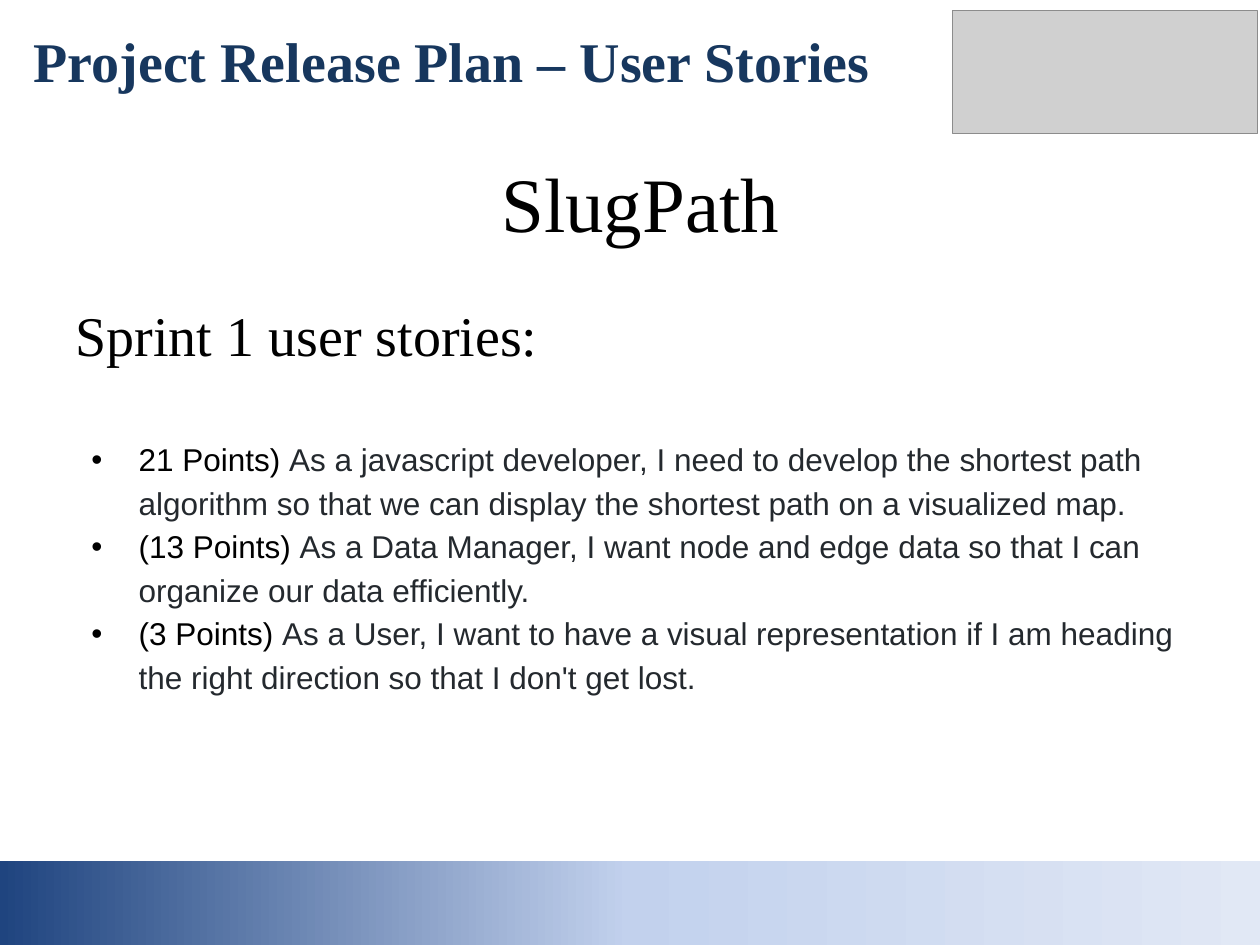
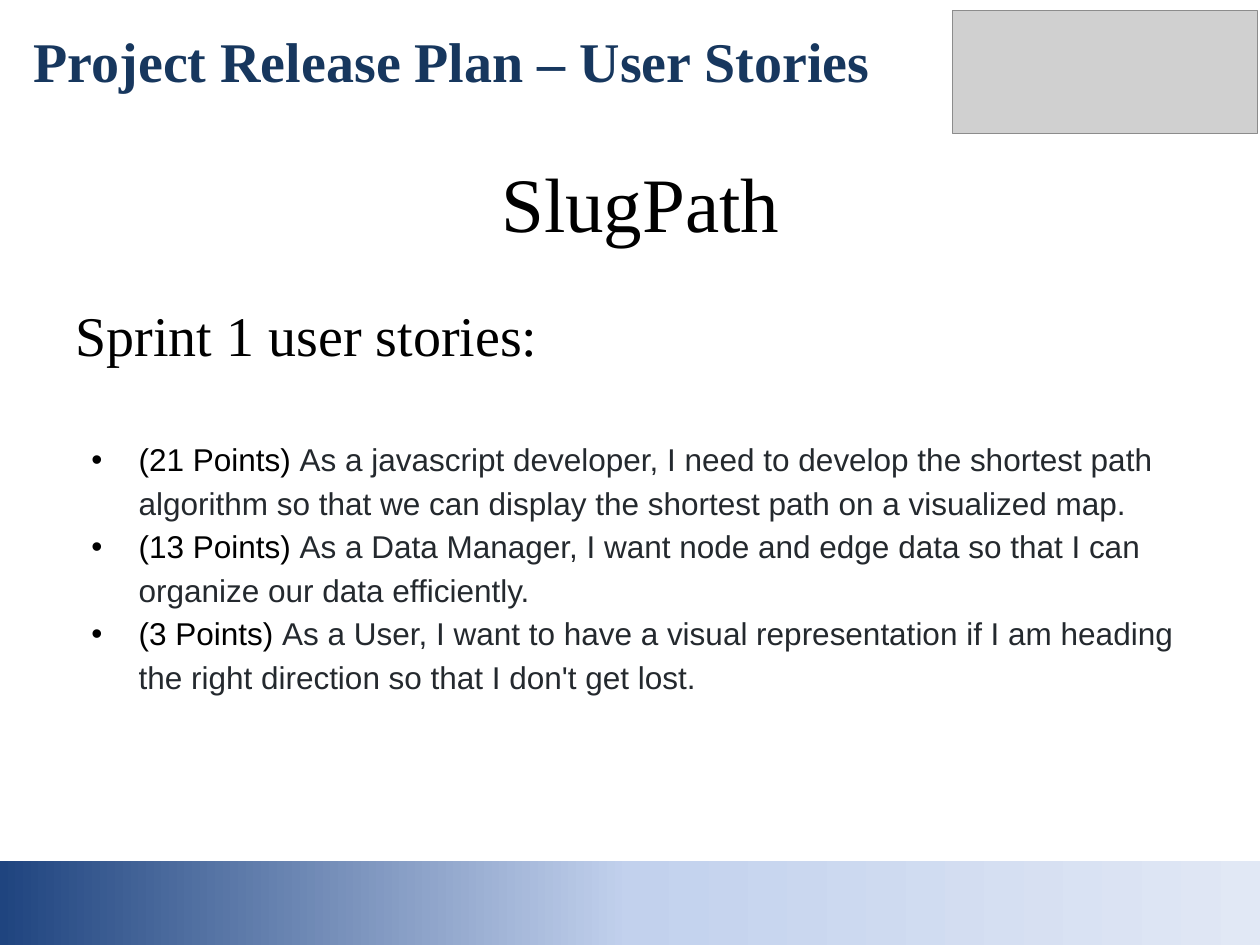
Before and after one commit to jpableo688/SlugPath, a slide deck: slide 3 of Documentation/Release Plan Presentation.pptx. Drawn at 1260x945 pixels with LibreOffice and Linux fonts; fonts in the diff are those of the drawing; grey boxes stand for pictures. Boxes give left, top, right and bottom in pixels: in the first picture for what was removed or moved away, otherwise in the second. Text is boxed around its words. In the diff, an @@ line names an element or a change of style, - is before the commit and + after.

```diff
--- a/Documentation/Release Plan Presentation.pptx
+++ b/Documentation/Release Plan Presentation.pptx
@@ text at [139,448,1152,521]: text changed @@
-• 21 Points) As a javascript developer, I need to develop the shortest path algorithm so that we can display the shortest path on a visualized map.
+• (21 Points) As a javascript developer, I need to develop the shortest path algorithm so that we can display the shortest path on a visualized map.
```
Also in this commit, not shown: 1 other slide changed, 4 other files.
